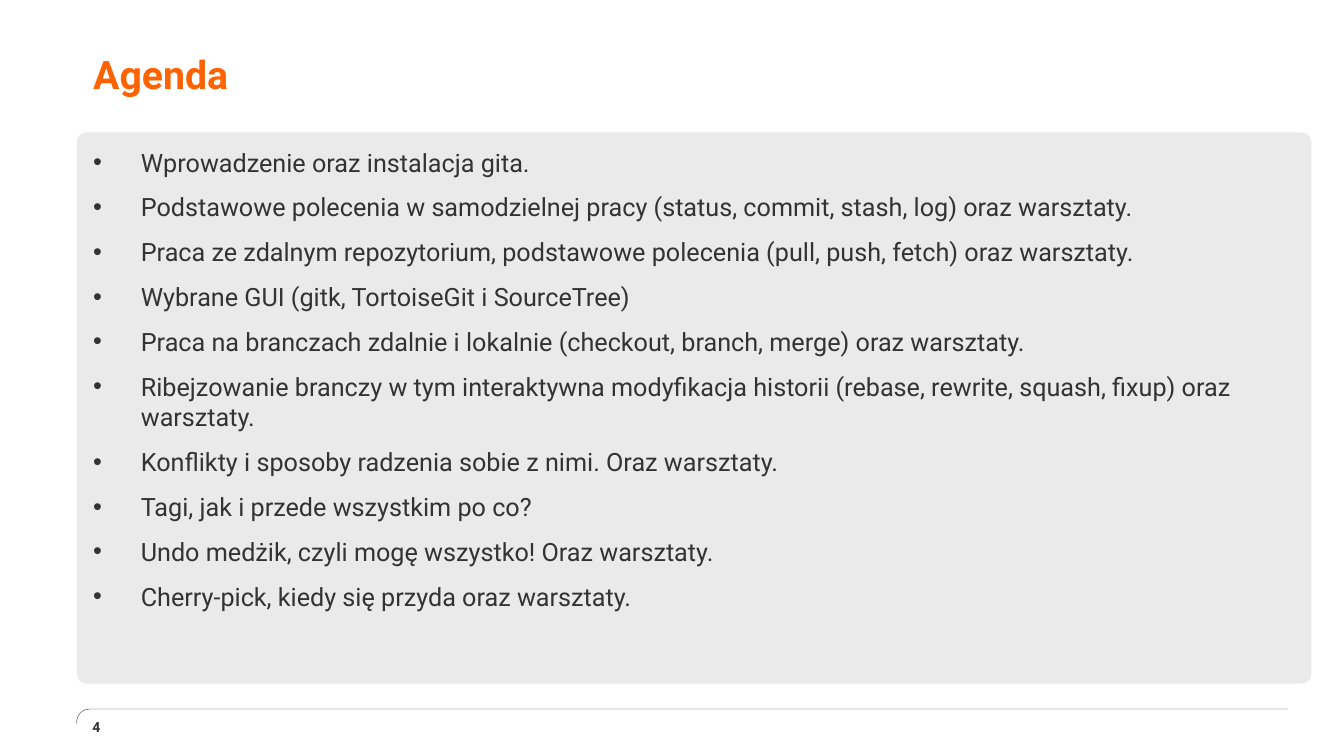
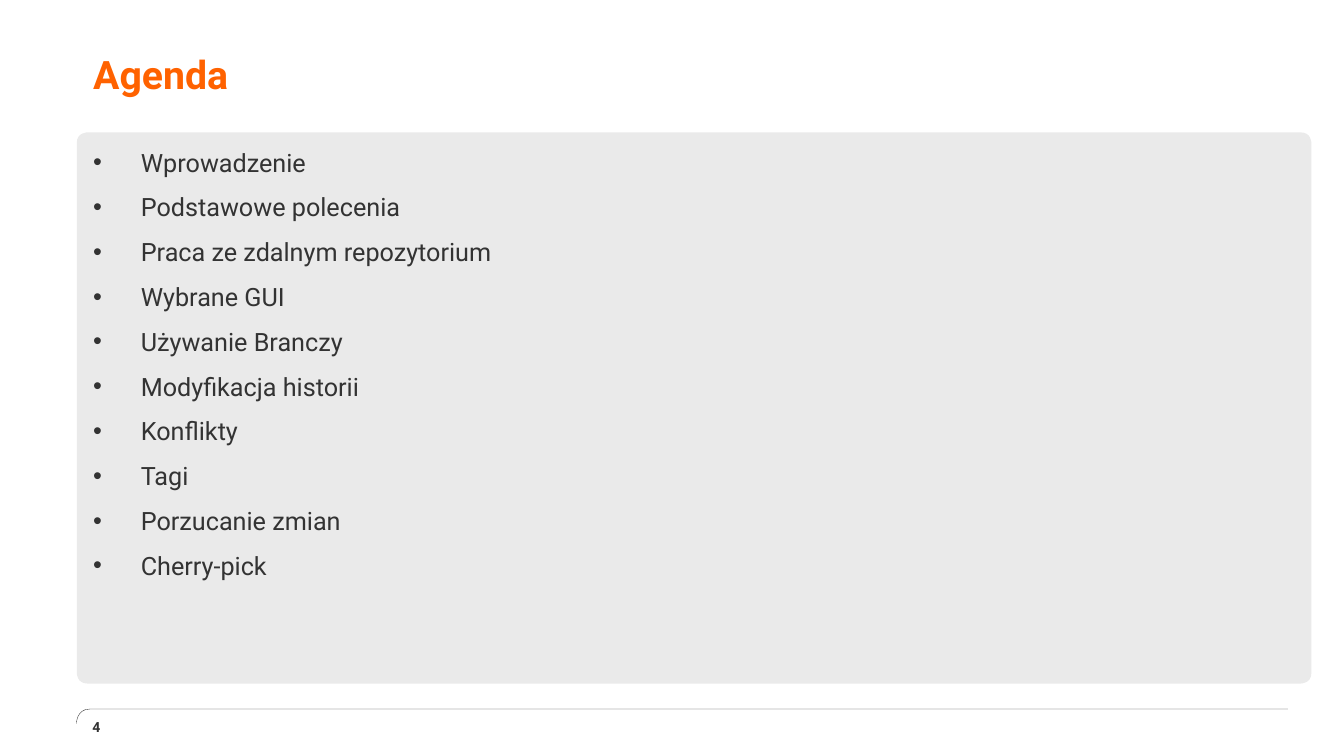
Before and after one commit to grazin/git_materialy, a slide deck: slide 4 of prezentacja/How git are you.pptx. Drawn at 1344x756 pixels with LibreOffice and Linux fonts; fonts in the diff are those of the drawing; background and template pictures are left out. Boxes give left, top, right and bottom in pixels: in the first picture for what was removed or moved away, otherwise in the second. Text is boxed around its words. In the diff, an @@ line names an element or a change of style, - is before the commit and + after.

Commit message:
Troche zmieniony merge, clone, config i cherry pick oraz agenda :)

```diff
--- a/prezentacja/How git are you.pptx
+++ b/prezentacja/How git are you.pptx
@@ text at [141, 153, 491, 581]: text changed @@
-• Wprowadzenie oraz instalacja gita.
-• Podstawowe polecenia w samodzielnej pracy (status, commit, stash, log) oraz warsztaty.
-• Praca ze zdalnym repozytorium, podstawowe polecenia (pull, push, fetch) oraz warsztaty.
-• Wybrane GUI (gitk, TortoiseGit i SourceTree)
-• Praca na branczach zdalnie i lokalnie (checkout, branch, merge) oraz warsztaty.
-• Ribejzowanie branczy w tym interaktywna modyfikacja historii (rebase, rewrite, squash, fixup) oraz warsztaty.
-• Konflikty i sposoby radzenia sobie z nimi. Oraz warsztaty.
-• Tagi, jak i przede wszystkim po co?
-• Undo medżik, czyli mogę wszystko! Oraz warsztaty.
-• Cherry-pick, kiedy się przyda oraz warsztaty.
+• Wprowadzenie
+• Podstawowe polecenia
+• Praca ze zdalnym repozytorium
+• Wybrane GUI
+• Używanie Branczy
+• Modyfikacja historii
+• Konflikty
+• Tagi
+• Porzucanie zmian
+• Cherry-pick
```
Also in this commit, not shown: 5 other slides changed, 5 slides added, 1 slide removed, 11 other files.
